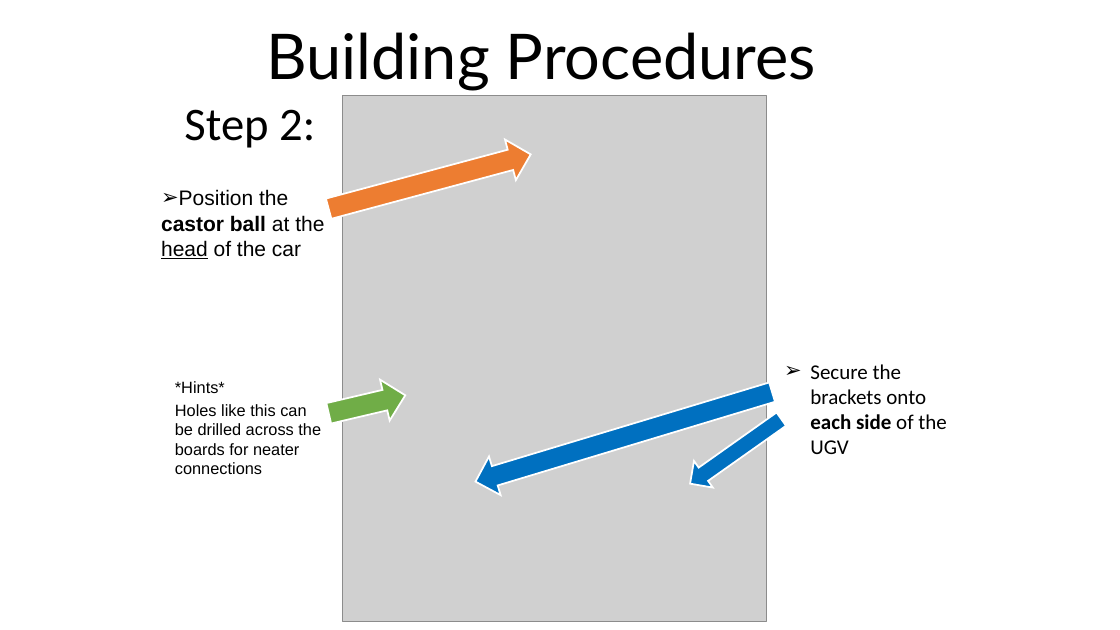
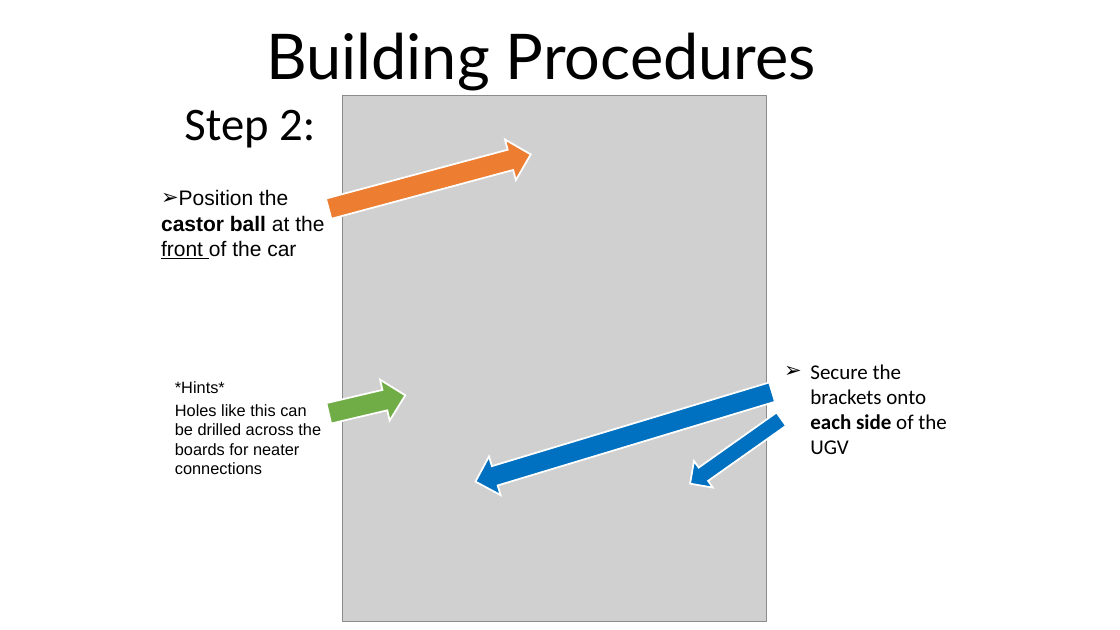
Before and after one commit to ChuaKengPeng/DIP2017, a slide deck: slide 7 of DIP_Phase_1_Lab_Manuals/DIP Lab Manual for Phase 1.pptx (slide 8 before the commit). Drawn at 1120x630 pixels with LibreOffice and Linux fonts; fonts in the diff are those of the drawing; grey boxes stand for pictures. Boxes give left, top, right and bottom in pixels: in the first picture for what was removed or moved away, otherwise in the second. Text is boxed around its words. In the diff, an @@ line names an element or a change of style, - is before the commit and + after.

```diff
--- a/DIP_Phase_1_Lab_Manuals/DIP Lab Manual for Phase 1.pptx
+++ b/DIP_Phase_1_Lab_Manuals/DIP Lab Manual for Phase 1.pptx
@@ text at bbox=[161, 189, 324, 259]: text changed @@
-➢ Position the castor ball at the head of the car
+➢ Position the castor ball at the front of the car
```
Also in this commit, not shown: 11 other slides changed, 2 slides removed, 2 other files.
